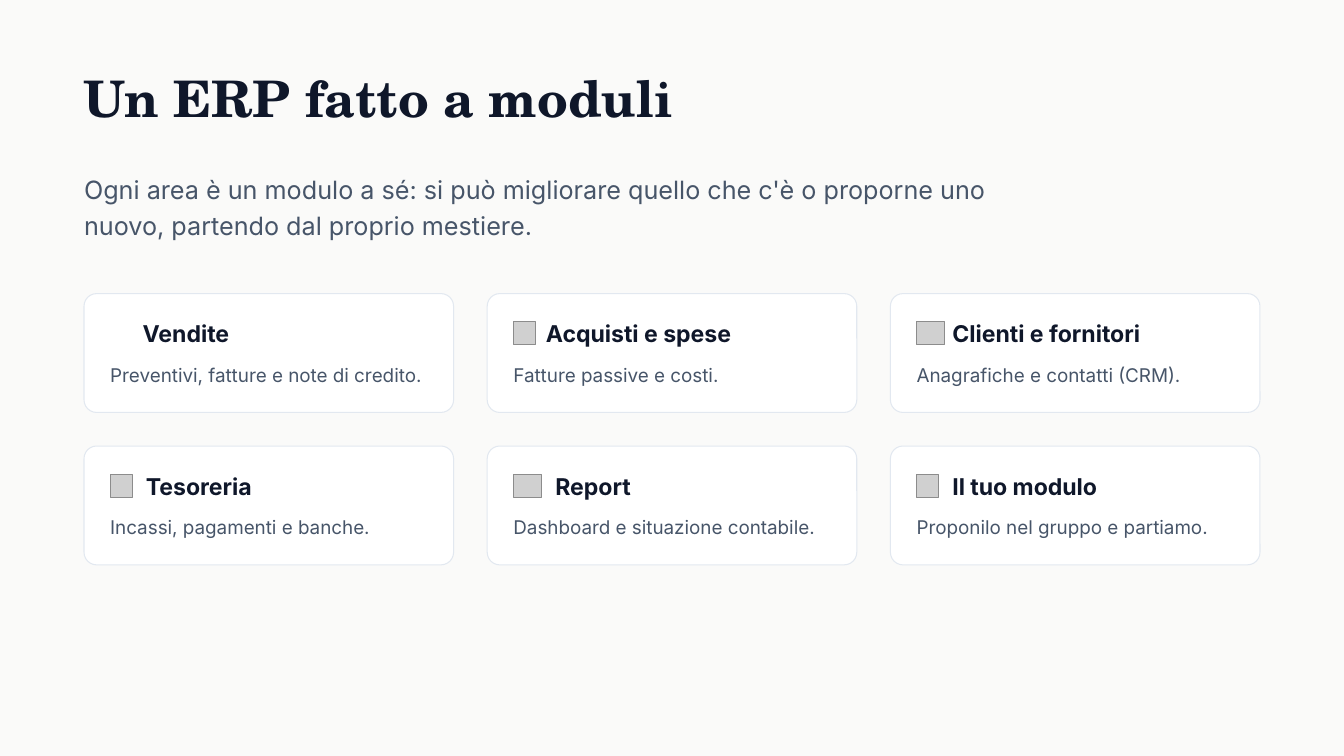
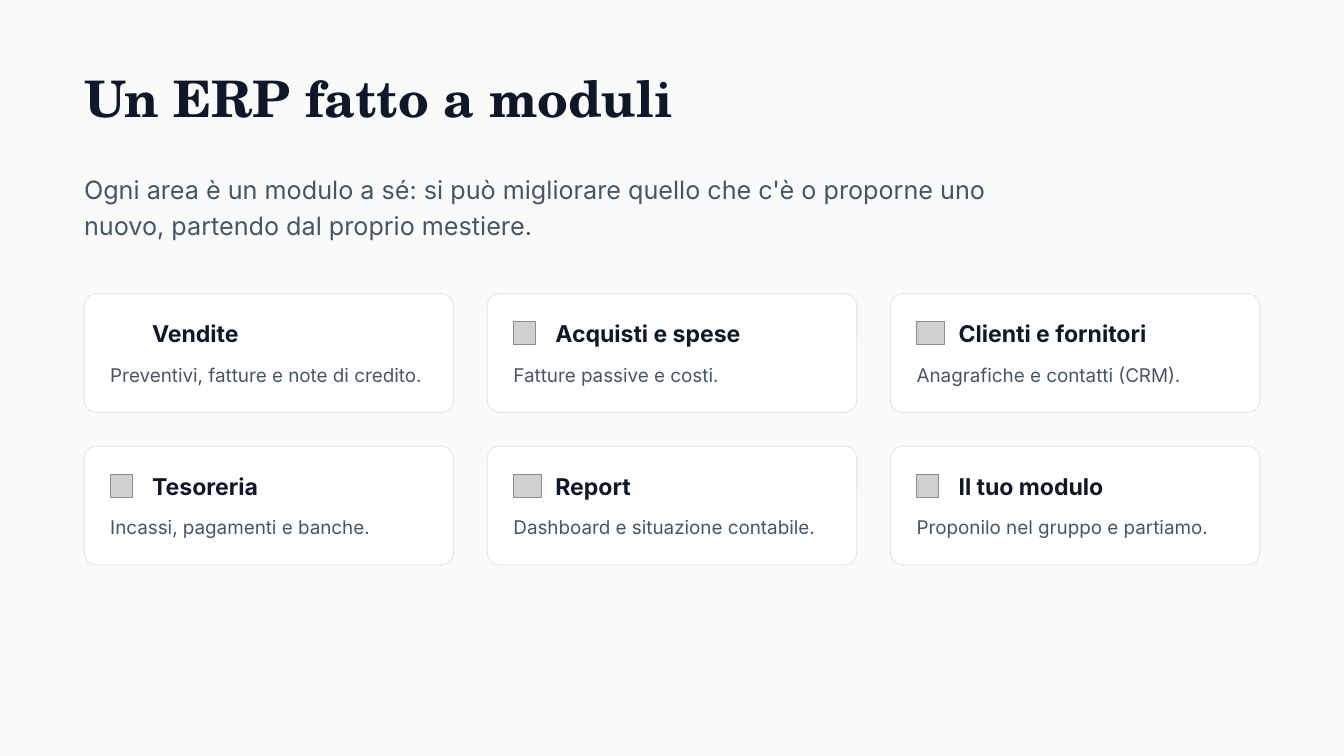
Before and after one commit to FatturaFacile/assets, a slide deck: slide 13 of docs/FatturaFacile - Il progetto e come contribuire/FatturaFacile - Il progetto e come contribuire.pptx. Drawn at 1344x756 pixels with LibreOffice and Linux fonts; fonts in the diff are those of the drawing; grey boxes stand for pictures; background and template pictures are left out. Boxes give left, top, right and bottom in pixels: in the first picture for what was removed or moved away, otherwise in the second. Text is boxed around its words. In the diff, an @@ line names an element or a change of style, - is before the commit and + after.

```diff
--- a/docs/FatturaFacile - Il progetto e come contribuire/FatturaFacile - Il progetto e come contribuire.pptx
+++ b/docs/FatturaFacile - Il progetto e come contribuire/FatturaFacile - Il progetto e come contribuire.pptx
@@ text "Vendite": place and size @@
-text "Vendite" at <box>143,324,229,343</box>
+text "Vendite" at <box>152,324,238,343</box>
@@ text "Acquisti e spese": place and size @@
-text "Acquisti e spese" at <box>546,324,731,347</box>
+text "Acquisti e spese" at <box>555,324,741,347</box>
@@ text "Clienti e fornitori": place and size @@
-text "Clienti e fornitori" at <box>952,324,1140,343</box>
+text "Clienti e fornitori" at <box>959,324,1146,343</box>
@@ text "Tesoreria": place and size @@
-text "Tesoreria" at <box>146,477,252,496</box>
+text "Tesoreria" at <box>152,477,258,496</box>
@@ text "Il tuo modulo": place and size @@
-text "Il tuo modulo" at <box>952,478,1097,496</box>
+text "Il tuo modulo" at <box>959,478,1103,496</box>
```
Also in this commit, not shown: 17 other slides changed, 5 other files.
